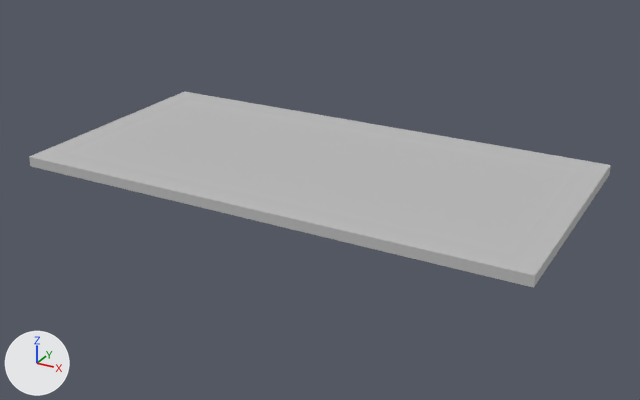
An edit to the FBX model Assets/ProjectPsi/Meshes/Structural/LightCeiling_01.fbx, drawn before and after from the same camera.
Both versions are drawn from a 50 mm camera at (-0.07726, -0.11393, 0.00636) aimed at (-0.08485, -0.10014, -0.00053). The lights are fixed; the arrows at lower left show +X, +Y and +Z. Where no turn or scale is listed for an object, it has been applied to the vertices.

Names of what the first picture shows: 'CeilingLight_01'.
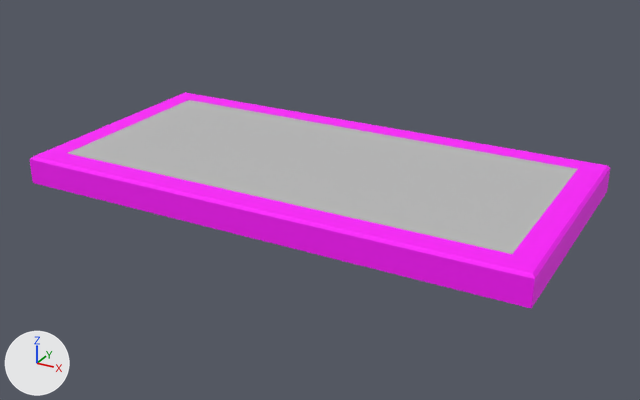
Boxes (x1, y1, x2, y2) around the edits, measured in the pictures (640 x 400 px):
'CeilingLight_01', recoloured, reshaped, moved (grey to pink, 11% taller)
    before: (29, 92, 611, 288)
    after: (29, 92, 610, 309)

The change, as a list of edits to the scene's bpy script:
```text
Change mat_ceilinglightframe_m:
    mat_ceilinglightframe_m.base_color: (0.5, 0.5, 0.5) -> (1.0, 0.0, 1.0)  # grey #bcbcbc -> pink #ff00ff
Add mat_glass_m:
    mat_glass_m = principled_material('Glass_M')
    mat_glass_m.base_color = (0.5, 0.5, 0.5)  # grey #bcbcbc
    mat_glass_m.roughness = 0.553
Change me_mesh:
    used by ob_ceilinglight_01; location = (-0.085, -0.1, 0.0)
    remove me_mesh.from_pydata(...)  # 12 vertices, 9 faces; spans x -0.005..0.005, y -0.0025..0.0025, z 0.0..0.0002
    add me_mesh.from_pydata(...)  # 124 vertices, 162 faces; spans x -0.005..0.005, y -0.0025..0.0025, z 0.0..0.00055
    me_mesh part 1
    4 vertices are removed from x -0.0045..0.0045, y -0.002..0.002, z 0.0002
    5 faces are deleted
    4 vertices in x -0.005..0.005, y -0.0025..0.0025, z 0.0002 move by (0.0, 0.0, 0.0003)
    12 vertices are added at x -0.00495..0.00495, y -0.00245..0.00245, z 0.00015..0.00055
    1 new face joins them, mat_lightglass_m (grey #bcbcbc)
    13 new faces join them, mat_ceilinglightframe_m (pink #ff00ff)
    add me_mesh.materials.append(mat_glass_m)  # grey #bcbcbc
Change ob_ceilinglight_01:
    ob_ceilinglight_01.location: (-0.085, -0.1, 0.0) -> (-0.085, -0.1, -0.00035)
```
